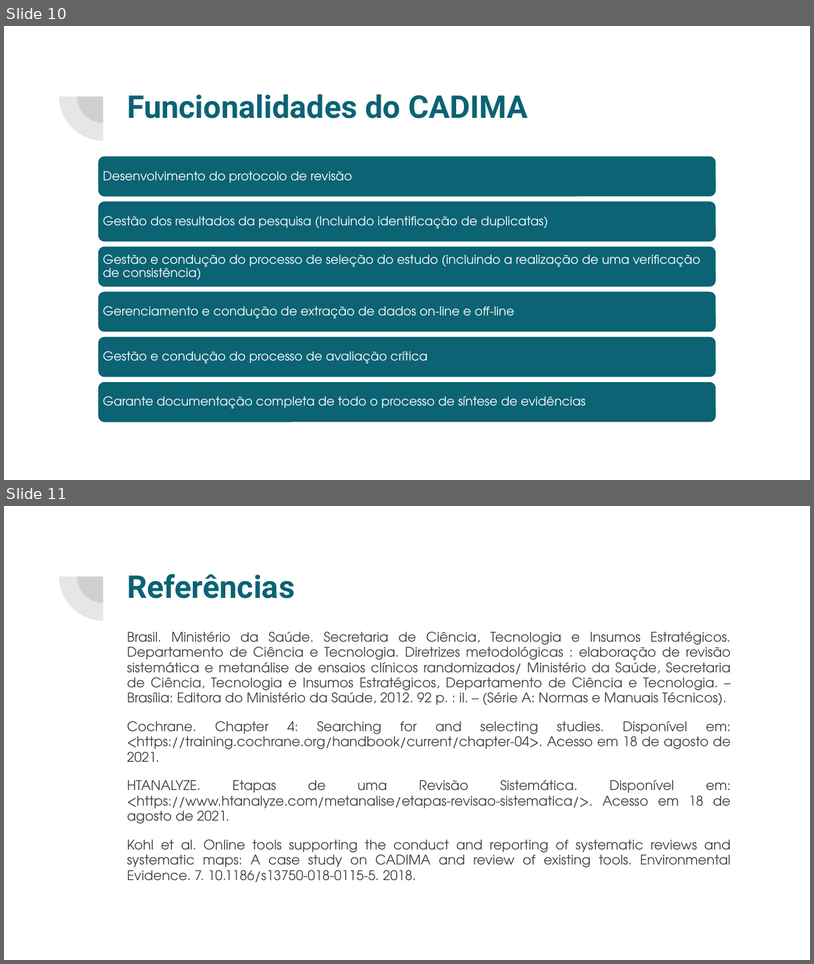
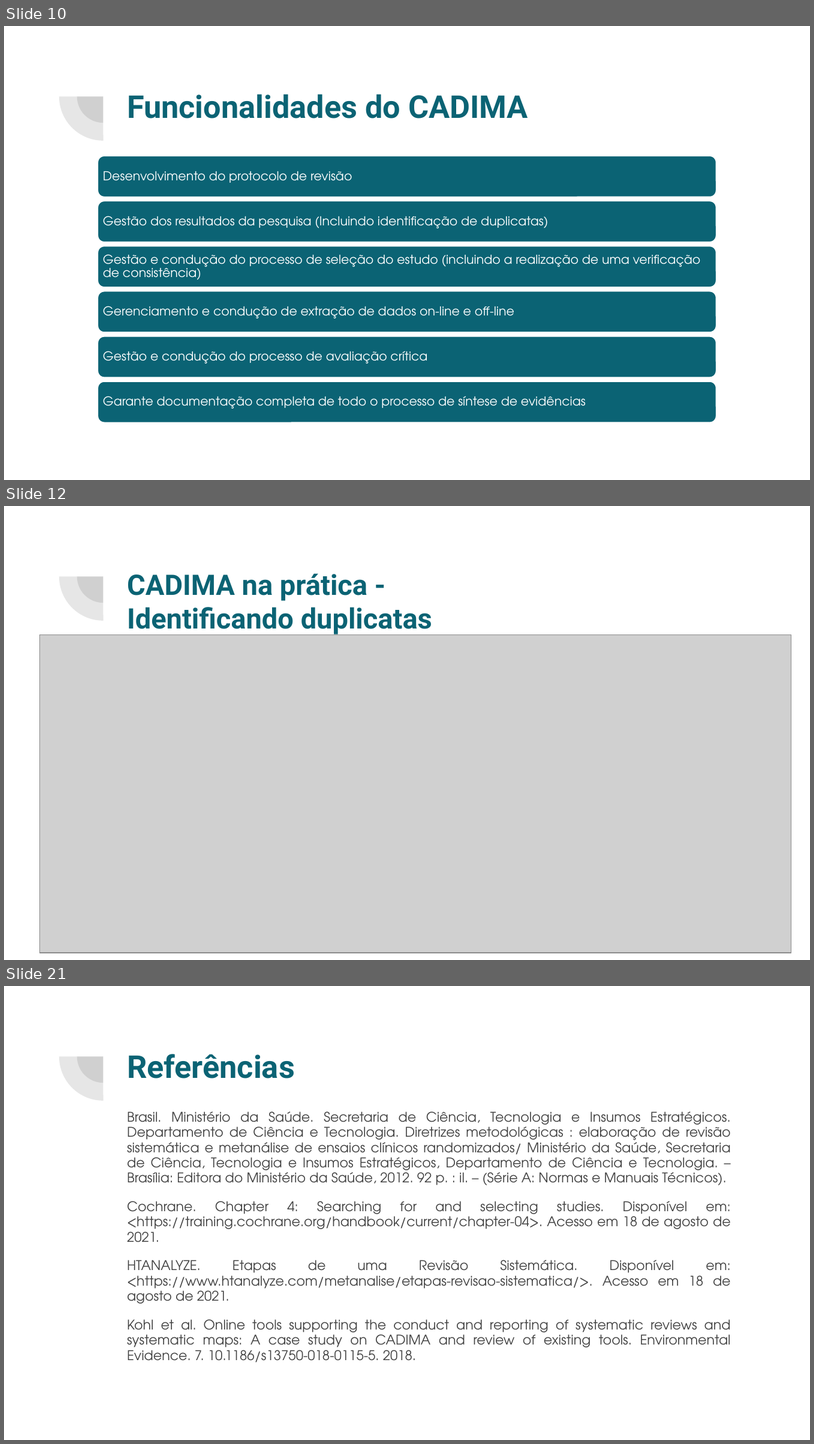
Before and after one commit to cglima/apresentacao-revisao-sistematica, a slide deck: apresentacao-revisao-sistematica.pptx. Shown one above the other, each under a label of ours: slides 10 and 11 before the commit, slides 10, 12 and 21 after it; the slides between them are not shown. The pictures are 814x964 and 814x1444 pixels, drawn with LibreOffice and Linux fonts; fonts in the diff are those of the drawing; grey boxes stand for pictures. Boxes give left, top, right and bottom in pixels: in the first picture for what was removed or moved away, otherwise in the second. Text is boxed around its words. In the diff, an @@ line names an element or a change of style, - is before the commit and + after.

Commit message:
Inserção de prints simulando o funcionamento do CADIMA nos slides da apresentação.

```diff
--- a/apresentacao-revisao-sistematica.pptx
+++ b/apresentacao-revisao-sistematica.pptx
@@ slide 12 added at [4,506,810,960], background #FFFFFF; not listed: 2 template elements that a slide beside it also shows @@
@@ title added at [127,573,432,636], 25.2 pt, text #0B6374, bold @@
+CADIMA na prática -
+Identificando duplicatas
@@ picture added at [39,635,791,953] @@
@@ what was slide 11 is now slide 21 @@
```
Also in this commit, not shown: 1 slide changed, 9 other slides added.
